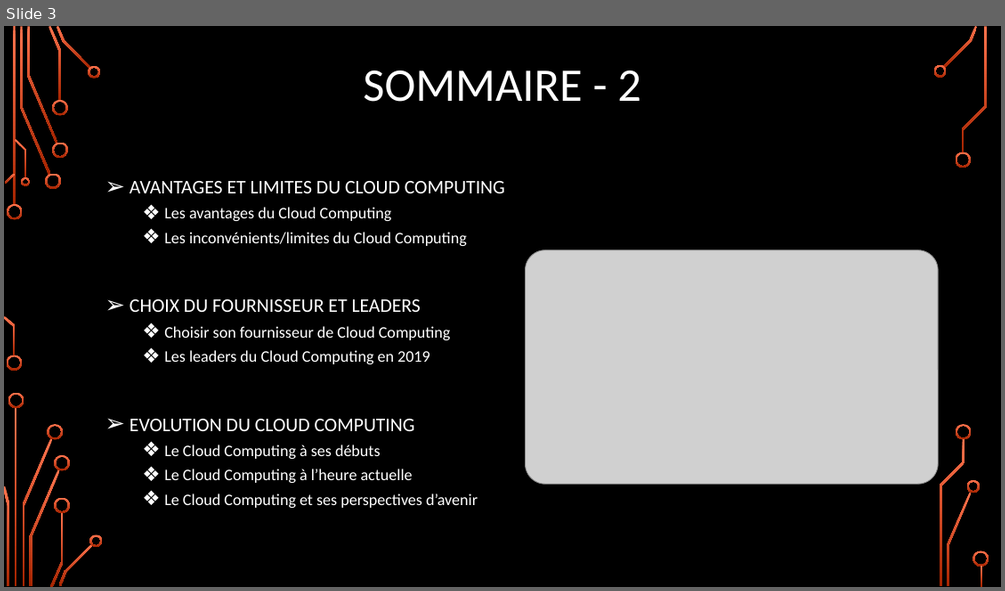
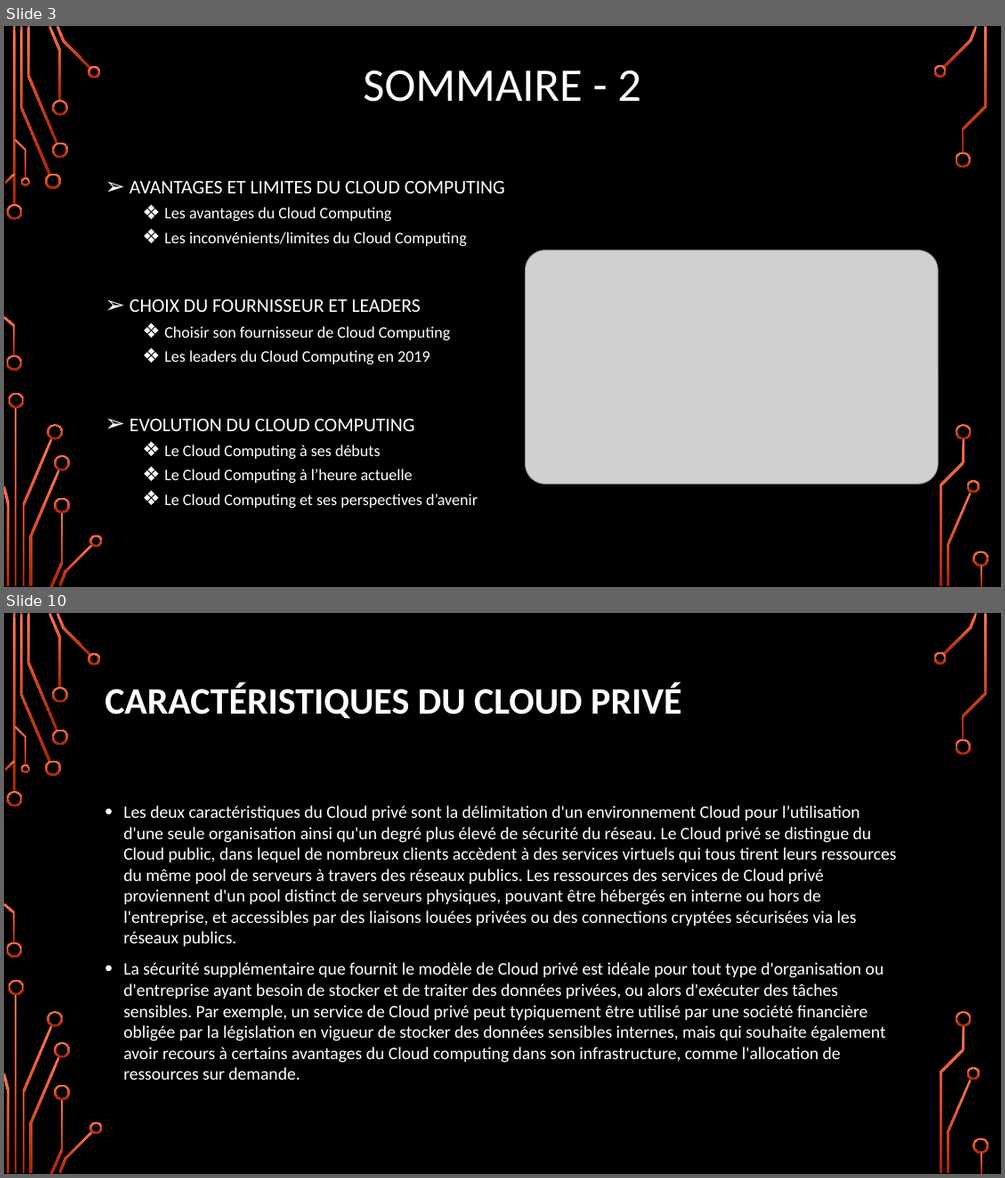
Before and after one commit to CorleoneDany/Cloud-Computing, a slide deck: Cloud Computing - F.ppsx. Shown one above the other, each under a label of ours: slide 3 before the commit, slides 3 and 10 after it; the slides between them are not shown. The pictures are 1005x591 and 1005x1178 pixels, drawn with LibreOffice and Linux fonts; fonts in the diff are those of the drawing; grey boxes stand for pictures; background and template pictures are left out. Boxes give left, top, right and bottom in pixels: in the first picture for what was removed or moved away, otherwise in the second. Text is boxed around its words. In the diff, an @@ line names an element or a change of style, - is before the commit and + after.

```diff
--- a/Cloud Computing - F.ppsx
+++ b/Cloud Computing - F.ppsx
@@ slide 10 added at <box>4,613,1001,1174</box>, background picture (left out); not listed: 36 template elements that a slide beside it also shows @@
@@ title added at <box>105,682,681,719</box>, 36 pt, text #FFFFFF, bold @@
+CARACTÉRISTIQUES DU CLOUD PRIVÉ
@@ text added at <box>123,805,897,1079</box>, 16.8 pt, text #FFFFFF @@
+• Les deux caractéristiques du Cloud privé sont la délimitation d'un environnement Cloud pour l’utilisation d'une seule organisation ainsi qu'un degré plus élevé de sécurité du réseau. Le Cloud privé se distingue du Cloud public, dans lequel de nombreux clients accèdent à des services virtuels qui tous tirent leurs ressources du même pool de serveurs à travers des réseaux publics. Les ressources des services de Cloud privé proviennent d'un pool distinct de serveurs physiques, pouvant être hébergés en interne ou hors de l'entreprise, et accessibles par des liaisons louées privées ou des connections cryptées sécurisées via les réseaux publics.
+• La sécurité supplémentaire que fournit le modèle de Cloud privé est idéale pour tout type d'organisation ou d'entreprise ayant besoin de stocker et de traiter des données privées, ou alors d'exécuter des tâches sensibles. Par exemple, un service de Cloud privé peut typiquement être utilisé par une société financière obligée par la législation en vigueur de stocker des données sensibles internes, mais qui souhaite également avoir recours à certains avantages du Cloud computing dans son infrastructure, comme l'allocation de ressources sur demande.
```
Also in this commit, not shown: 9 slides changed, 9 other slides added.
